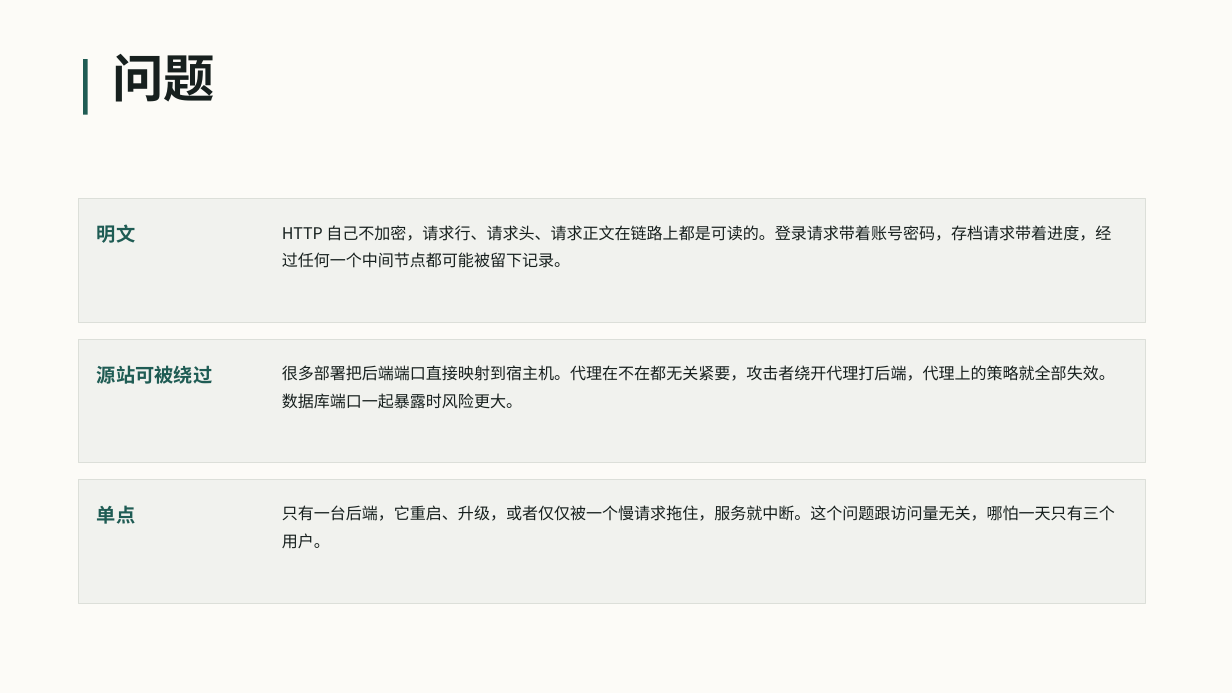
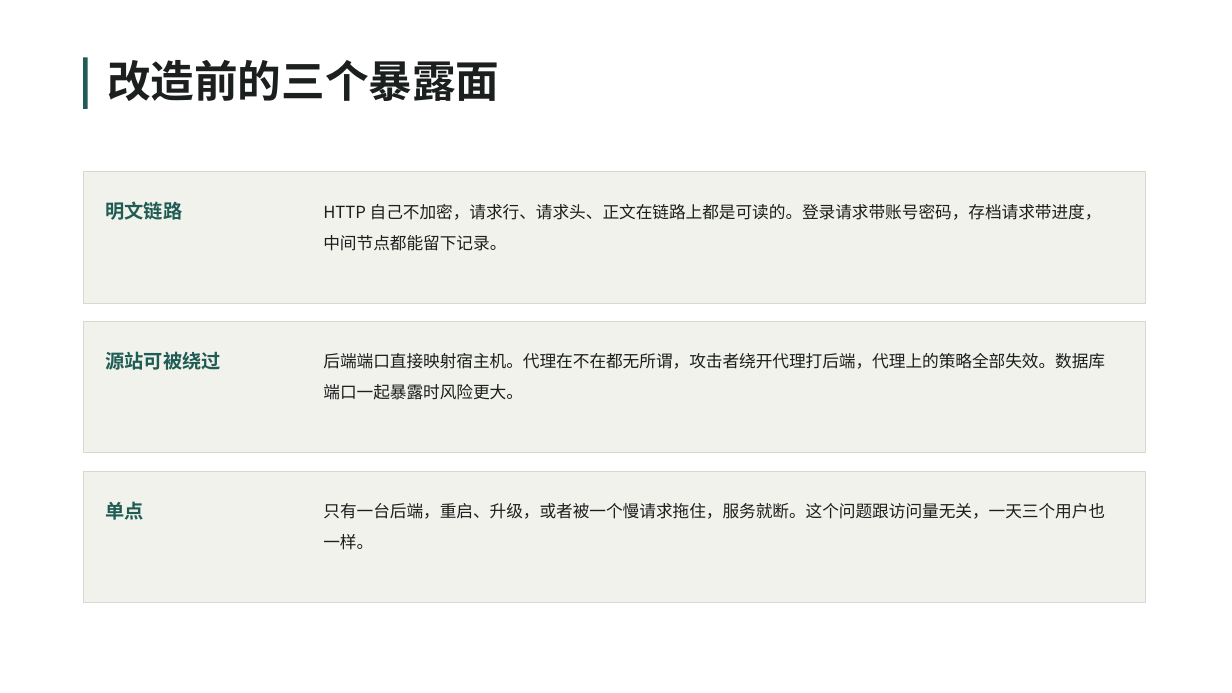
Before and after one commit to VesselPaper/symbiont, a slide deck: slide 17 of share/技术分享-应用代理与负载均衡.pptx (slide 3 before the commit). Drawn at 1232x693 pixels with LibreOffice and Linux fonts; fonts in the diff are those of the drawing; background and template pictures are left out. Boxes give left, top, right and bottom in pixels: in the first picture for what was removed or moved away, otherwise in the second. Text is boxed around its words. In the diff, an @@ line names an element or a change of style, - is before the commit and + after.

Commit message:
docs(share): PPT 改成分章节的五个部分，换纸纹背景，修掉文字重叠
结构 01 原理 / 02 代码 / 03 演示 / 04 项目应用 / 05 总结，共 23 页。
- 纸纹底纹用噪声加边缘压暗生成，白底不再发死
- 标题写清这页讲什么，长短错开；去掉'坑'这类单字
- 末页重写：讲技术本身四条结论，不再讨论项目要不要用负载均衡
- 修两处 Inches 与浮点相加导致的行重叠（七步页、实测页、总结页）
- 正文字号统一提到 12.5 到 13.5

```diff
--- a/share/技术分享-应用代理与负载均衡.pptx
+++ b/share/技术分享-应用代理与负载均衡.pptx
@@ rectangle removed at (0, 0, 1232, 693) @@
@@ rectangle: place and size @@
-rectangle at (83, 59, 88, 115)
+rectangle at (83, 57, 88, 109)
@@ text removed at (113, 54, 216, 102) @@
-问题
@@ text added at (107, 60, 499, 101), 34 pt, text #1B1F1D, bold @@
+改造前的三个暴露面
@@ fill #F1F2EE to #F2F2EC; outline #DCDFD9 0.75 pt to #D5D9D2 0.75 pt in 3 elements at (83, 471, 1146, 603), (83, 322, 1146, 453), (83, 172, 1146, 303) @@
@@ rectangle: place and size @@
-rectangle at (79, 199, 1146, 323)
+rectangle at (83, 172, 1146, 303)
@@ text at (105, 201, 182, 220): text changed @@
-明文
+明文链路
@@ text at (323, 204, 1102, 251): text changed; size 12.5 to 13 pt; text colour #17201E to #1B1F1D @@
-HTTP 自己不加密，请求行、请求头、请求正文在链路上都是可读的。登录请求带着账号密码，存档请求带着进度，经过任何一个中间节点都可能被留下记录。
+HTTP 自己不加密，请求行、请求头、正文在链路上都是可读的。登录请求带账号密码，存档请求带进度，中间节点都能留下记录。
@@ rectangle: place and size @@
-rectangle at (79, 339, 1146, 463)
+rectangle at (83, 322, 1146, 453)
@@ text "源站可被绕过" at (105, 351, 220, 370): line spacing 1.35 to 1.4 @@
@@ text "源站可被绕过": place and size @@
-text "源站可被绕过" at (97, 365, 212, 384)
+text "源站可被绕过" at (105, 351, 220, 370)
@@ text at (323, 353, 1105, 400): text changed; size 12.5 to 13 pt; text colour #17201E to #1B1F1D @@
-很多部署把后端端口直接映射到宿主机。代理在不在都无关紧要，攻击者绕开代理打后端，代理上的策略就全部失效。数据库端口一起暴露时风险更大。
+后端端口直接映射宿主机。代理在不在都无所谓，攻击者绕开代理打后端，代理上的策略全部失效。数据库端口一起暴露时风险更大。
@@ rectangle: place and size @@
-rectangle at (79, 480, 1146, 604)
+rectangle at (83, 471, 1146, 603)
@@ text "单点": place and size @@
-text "单点" at (97, 505, 135, 524)
+text "单点" at (105, 501, 143, 520)
@@ text "单点" at (105, 501, 143, 520): line spacing 1.35 to 1.4 @@
@@ text at (323, 503, 1105, 550): text changed; size 12.5 to 13 pt; text colour #17201E to #1B1F1D @@
-只有一台后端，它重启、升级，或者仅仅被一个慢请求拖住，服务就中断。这个问题跟访问量无关，哪怕一天只有三个用户。
+只有一台后端，重启、升级，或者被一个慢请求拖住，服务就断。这个问题跟访问量无关，一天三个用户也一样。
```
Also in this commit, not shown: 12 other slides changed, 10 slides added, 7 slides removed, 4 other files.
